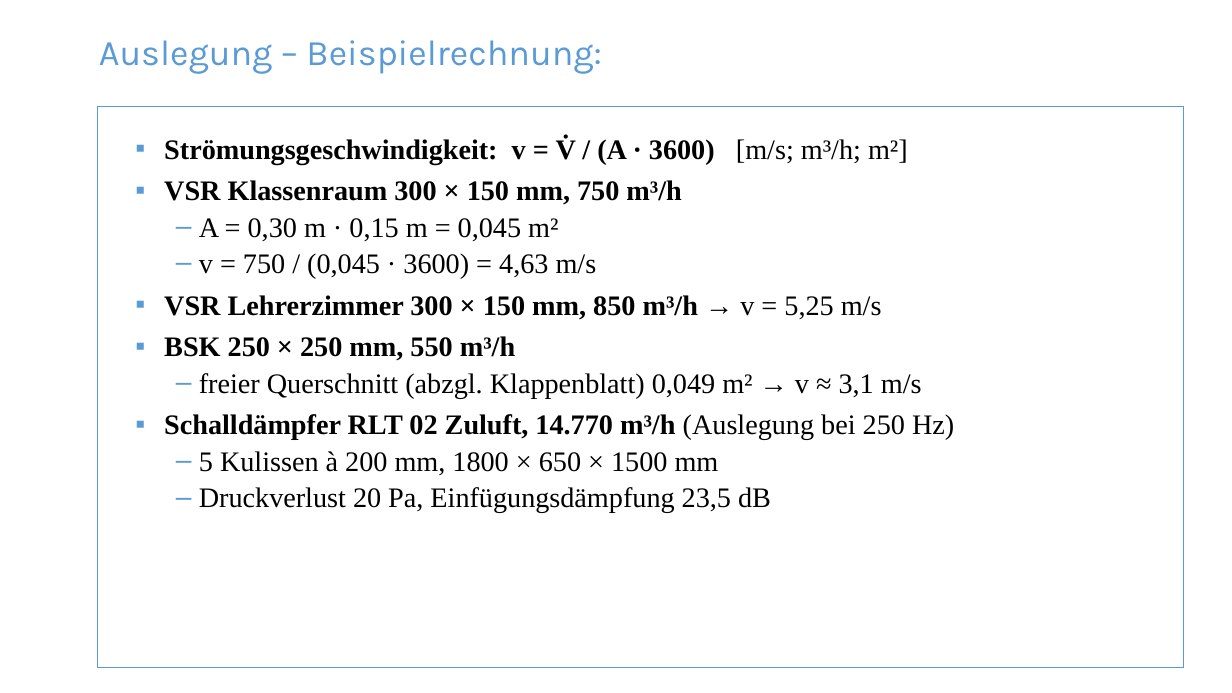
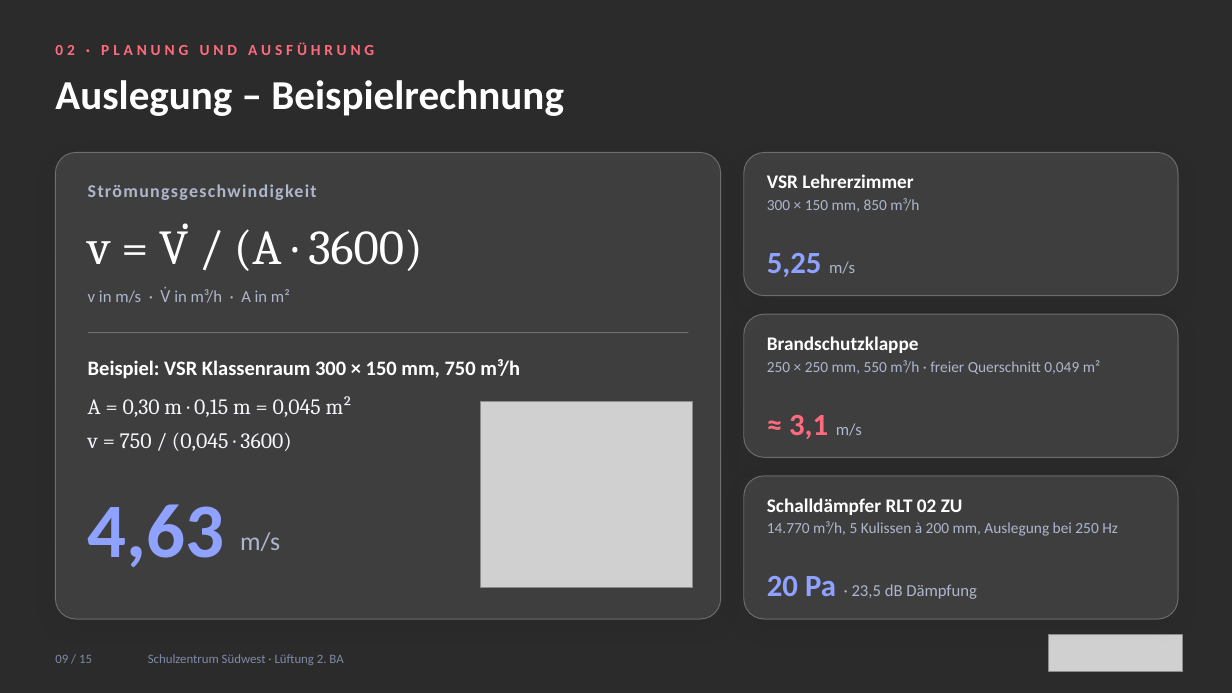
Before and after one commit to notkonsti/Pptx-for-School, a slide deck: slide 9 of Praesentation_AP2_Schulzentrum_Suedwest.pptx (slide 8 before the commit). Drawn at 1232x693 pixels with LibreOffice and Linux fonts; fonts in the diff are those of the drawing; grey boxes stand for pictures; background and template pictures are left out; a plain dark background stands for a picture behind light text. Boxes give left, top, right and bottom in pixels: in the first picture for what was removed or moved away, otherwise in the second. Text is boxed around its words. In the diff, an @@ line names an element or a change of style, - is before the commit and + after.

```diff
--- a/Praesentation_AP2_Schulzentrum_Suedwest.pptx
+++ b/Praesentation_AP2_Schulzentrum_Suedwest.pptx
@@ background #FFFFFF to picture (left out) @@
@@ text added at box(55, 42, 374, 55), 12 pt, text #FF6B7D, bold @@
+02 · PLANUNG UND AUSFÜHRUNG
@@ text at box(55, 80, 564, 116): text changed; size 28 to 32 pt; font Karla to Calibri; text colour #5B9BD5 to #FFFFFF; bold on @@
-Auslegung – Beispielrechnung:
+Auslegung – Beispielrechnung
@@ text "Auslegung – Beispielrechnung" at box(55, 80, 564, 116): vertical alignment top to middle @@
@@ rectangle removed at box(97, 107, 1184, 668) @@
@@ text removed at box(164, 137, 954, 512) @@
-▪ Strömungsgeschwindigkeit: v = V̇ / (A · 3600) [m/s; m³/h; m²]
-▪ VSR Klassenraum 300 × 150 mm, 750 m³/h
-  – A = 0,30 m · 0,15 m = 0,045 m²
-  – v = 750 / (0,045 · 3600) = 4,63 m/s
-▪ VSR Lehrerzimmer 300 × 150 mm, 850 m³/h → v = 5,25 m/s
-▪ BSK 250 × 250 mm, 550 m³/h
-  – freier Querschnitt (abzgl. Klappenblatt) 0,049 m² → v ≈ 3,1 m/s
-▪ Schalldämpfer RLT 02 Zuluft, 14.770 m³/h (Auslegung bei 250 Hz)
-  – 5 Kulissen à 200 mm, 1800 × 650 × 1500 mm
-  – Druckverlust 20 Pa, Einfügungsdämpfung 23,5 dB
@@ rounded rectangle added at box(55, 152, 721, 619), fill #FFFFFF at 10% opacity, outline #FFFFFF 0.75 pt @@
@@ rounded rectangle added at box(744, 152, 1178, 296), fill #FFFFFF at 10% opacity, outline #FFFFFF 0.75 pt @@
@@ text added at box(767, 174, 913, 188), 15 pt, text #FFFFFF, bold @@
+VSR Lehrerzimmer
@@ text added at box(88, 184, 317, 200), 14 pt, text #AEB6CC, bold @@
+Strömungsgeschwindigkeit
@@ text added at box(767, 198, 919, 212), 12 pt, text #AEB6CC @@
+300 × 150 mm, 850 m³/h
@@ text added at box(88, 223, 422, 271), 38 pt, text #FFFFFF @@
+v = V̇ / (A · 3600)
@@ text added at box(767, 253, 855, 277), 24 pt, text #8FA2FF, bold @@
+5,25 m/s
@@ text added at box(88, 287, 290, 303), 13 pt, text #AEB6CC @@
+v in m/s · V̇ in m³/h · A in m²
@@ rounded rectangle added at box(744, 314, 1178, 457), fill #FFFFFF at 10% opacity, outline #FFFFFF 0.75 pt @@
@@ line added from (88, 333) to (689, 333), #FFFFFF 0.75 pt @@
@@ text added at box(88, 359, 520, 379), 16 pt, text #FFFFFF, bold @@
+Beispiel: VSR Klassenraum 300 × 150 mm, 750 m³/h
@@ text added at box(767, 336, 919, 353), 15 pt, text #FFFFFF, bold @@
+Brandschutzklappe
@@ text added at box(767, 360, 1100, 374), 12 pt, text #AEB6CC @@
+250 × 250 mm, 550 m³/h · freier Querschnitt 0,049 m²
@@ text added at box(88, 396, 353, 451), 17 pt, text #F4F6FB @@
+A = 0,30 m · 0,15 m = 0,045 m²
+v = 750 / (0,045 · 3600)
@@ picture added at box(481, 402, 693, 588) @@
@@ text added at box(789, 415, 862, 439), 24 pt, text #FF6B7D, bold @@
+≈ 3,1 m/s
@@ rounded rectangle added at box(744, 476, 1178, 619), fill #FFFFFF at 10% opacity, outline #FFFFFF 0.75 pt @@
@@ text added at box(88, 504, 225, 567), 60 pt, text #8FA2FF, bold @@
+4,63
@@ text added at box(767, 498, 963, 515), 15 pt, text #FFFFFF, bold @@
+Schalldämpfer RLT 02 ZU
@@ text added at box(240, 532, 280, 551), 20 pt, text #AEB6CC @@
+m/s
@@ text added at box(767, 521, 1118, 536), 12 pt, text #AEB6CC @@
+14.770 m³/h, 5 Kulissen à 200 mm, Auslegung bei 250 Hz
@@ text added at box(767, 576, 977, 599), 13 pt, text #AEB6CC @@
+20 Pa · 23,5 dB Dämpfung
@@ text added at box(55, 655, 92, 663), 10 pt, text #7F8AA6 @@
+09 / 15
@@ text added at box(148, 654, 343, 665), 10 pt, text #7F8AA6 @@
+Schulzentrum Südwest · Lüftung 2. BA
@@ picture added at box(1049, 635, 1183, 672) @@
```
Also in this commit, not shown: 12 other slides changed, 2 slides added, 1 slide removed.
